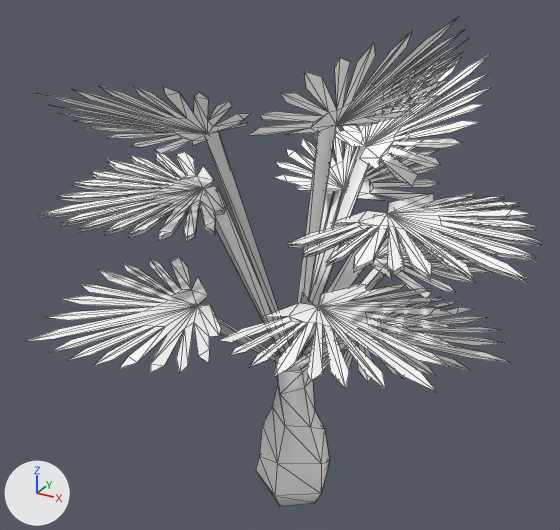
The glTF model misc/dino-simulator/mesh/foliage/ferntree.glb, before and after one commit.
Camera for both pictures: a 50 mm camera at (0.76, -0.953, 1.401) aimed at (-0.081, 0.577, 0.637). Lighting does not change. The marker at lower left points along +X, +Y and +Z. The first picture is the older version. Mesh edges are drawn as thin lines. Where no turn or scale is listed for an object, it has been applied to the vertices. Vertices at exactly the same position are counted once.
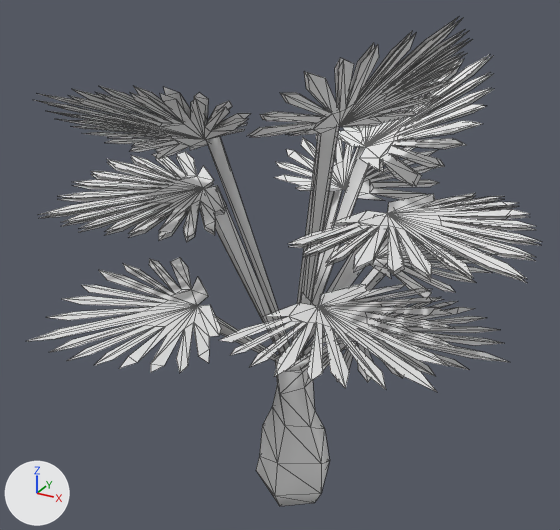
The newer file is also rescaled (x0.92) as a whole; pictures and numbers use the older file's frame.

Where the change shows, as pixel boxes (x1, y1, x2, y2) in the pictures (560 x 530 px; the box of a moved part takes in the faces that stretch with it):
part 1 of me_mesh_0, added: after (36, 92, 248, 159)
part 2 of me_mesh_0, added: after (354, 57, 493, 186)
part 3 of me_mesh_0, added: after (251, 18, 471, 358)
part 4 of me_mesh_0, moved or reshaped: before (271, 162, 313, 178); after (276, 162, 313, 178)
part 5 of me_mesh_0, recoloured: (28, 18, 537, 506) in both

The change, as a diff of the scene's bpy script:
```diff
--- a/misc/dino-simulator/mesh/foliage/ferntree.glb.py
+++ b/misc/dino-simulator/mesh/foliage/ferntree.glb.py
@@ me_mesh_0 @@
 # used by ob_mesh_0; location = (-0.538, 1.157, -0.058)
 # verts and faces of me_mesh_0; kept vertices keep their numbers, new ones are numbered from 918
 # before: 160 (0.461, -0.346, 0.842), 164 (0.443, -0.343, 0.844), 165 (0.313, -0.323, 0.856) at pixel (279, 167), 166 (0.438, -0.325, 0.852), 167 (0.291, -0.306, 0.864) at pixel (275, 161)
-me_mesh_0.from_pydata(...)  # 918 vertices, 918 faces; spans x 0.0..1.1, y -1.096..0.0, z 0.0..1.314
+me_mesh_0.from_pydata(...)  # 1128 vertices, 1126 faces; spans x 0.0..1.1, y -1.096..0.0, z 0.0..1.314
+# me_mesh_0 part 1: the loose piece of 69 vertices spanning x 0.087..0.522, y -1.045..-0.645, z 0.951..1.189 is copied, and the copy is moved by (0.0, -0.011, -0.01); it spans x 0.087..0.522, y -1.055..-0.656, z 0.942..1.18
+# me_mesh_0 part 2: the loose piece of 69 vertices spanning x 0.456..0.869, y -0.554..-0.153, z 0.938..1.17 is copied, and the copy is moved by (0.003, 0.017, -0.006); it spans x 0.459..0.872, y -0.537..-0.136, z 0.932..1.164
+# me_mesh_0 part 3: a new loose piece of 72 vertices spanning x 0.507..0.901, y -0.861..-0.451, z 0.424..1.312
+# me_mesh_0 part 4
+delete_faces([(160, 165, 164), (160, 166, 165), (165, 166, 167)])
+faces += [(160, 166, 164), (164, 166, 167), (164, 167, 165)]
+# me_mesh_0 part 5: 915 faces spanning x 0.0..1.1, y -1.096..0.0, z 0.0..1.314 switch from mat_foliage (white #ffffff) to no material
```
